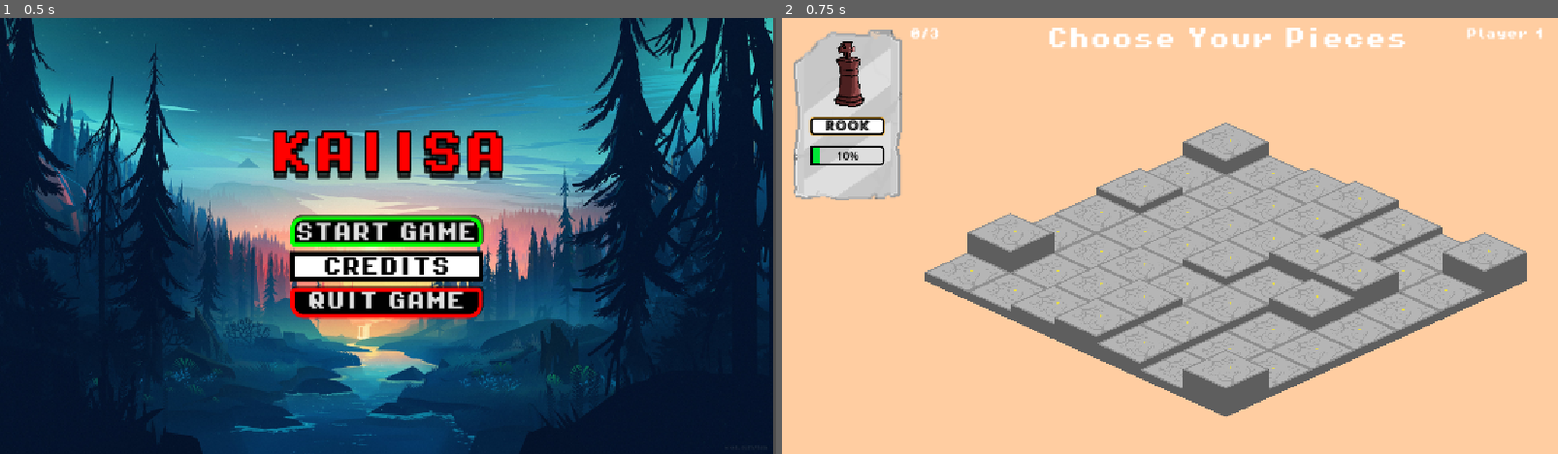
Above: before the commit, frames 1-2 (left to right).
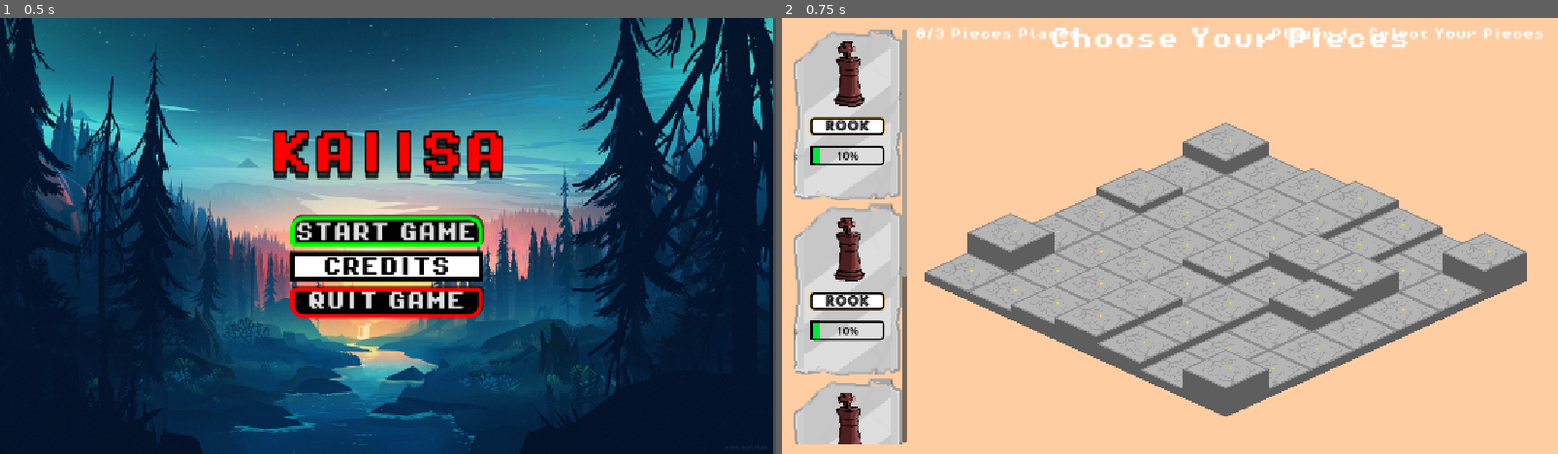
Above: after the commit, the same moments.

Repository: Caiisa-Games/caiisa
Game: Godot game, scene res://scenes/main_menu.tscn
Two runs of this game, one before a commit and one after it. Both use one fixed random seed, a clock stepped at 60 frames per second and the inputs below.
Inputs:
- Up to frame 1 (0.5 s): no input
- Up to frame 2 (0.75 s): click "START GAME" at 0.5 s

Frame 1 is identical in both runs. In frame 2, 8.7% of the frame differs, in the area x 1-99%, y 2-98%.

Commit message:
per player piece selection

Diff:
--- a/scenes/card.gd
+++ b/scenes/card.gd
@@ -34,6 +34,8 @@
 	$SelectionHighlight.visible = false
 	card_deselected.emit(self)
 
+func set_disabled(value: bool) -> void:
+	visible = not value
 
 func _on_card_click(viewport: Node, event: InputEvent, shape_idx: int) -> void:
 	if event is InputEventMouseButton:
--- a/scenes/piece_selection.gd
+++ b/scenes/piece_selection.gd
@@ -11,13 +11,19 @@
 
 var current_player: int = 1
 var placed_pieces: Array[Dictionary] = []
+var player1_selected_pieces: Array[PieceData] = []
+var player2_selected_pieces: Array[PieceData] = []
 
 @export var available_pieces: Array[PieceData] = []
 
+
 func _ready() -> void:
 	board.set_mode(BoardManager.Mode.PREVIEW)
+	board.tile_clicked.connect(_on_board_tile_clicked)
 
 	start_button.visible = false
+	start_button.disabled = true
+	start_button.pressed.connect(_on_start_button_pressed)
 
 	_create_cards_for_current_player()
 	_update_ui()
@@ -48,22 +54,27 @@
 
 
 func _on_board_tile_clicked(tile: Tile) -> void:
-	var selected_card: Card = null
-	for child in card_flow.get_children():
-		if child is Card and child.is_selected:
-			selected_card = child
-			break
+	var selected_card: Card = _get_selected_card()
 
 	if selected_card == null:
 		return
 
-	var valid_row = 0 if current_player == 1 else 6
-
-	if tile.grid_position.y != valid_row:
+	if not _is_valid_placement_row(tile.grid_position.y):
+		_show_error_feedback("Invalid row! Player %d must place on row %d" % [current_player, _get_valid_row()])
 		return
 
 	if tile.occupant != null:
+		_show_error_feedback("Tile already occupied!")
 		return
+
+	if current_player == 1:
+		if MAX_PIECES == len(player1_selected_pieces):
+			_show_error_feedback("All pieces placed")
+			return
+	else:
+		if MAX_PIECES == len(player2_selected_pieces):
+			_show_error_feedback("All pieces placed")
+			return
 
 	var success = board.place_piece(
 		selected_card.piece_data,
@@ -73,40 +84,87 @@
 	)
 
 	if success:
-		placed_pieces.append({
-			"piece": selected_card.piece_data,
-			"tile": tile,
-			"player": current_player,
-			"card": selected_card
-		})
+		_handle_successful_placement(selected_card, tile)
 
-		selected_card.deselect()
 
-		var player_pieces = placed_pieces.filter(func(p): return p.player == current_player)
+func _get_selected_card() -> Card:
+	for child in card_flow.get_children():
+		if child is Card and child.is_selected:
+			return child
+	return null
 
-		if player_pieces.size() >= MAX_PIECES:
-			_finish_player_placement()
-		else:
-			_update_ui()
+
+func _is_valid_placement_row(row: int) -> bool:
+	var valid_row = _get_valid_row()
+	return row == valid_row
+
+
+func _get_valid_row() -> int:
+	return 0 if current_player == 1 else 6
+
+
+func _handle_successful_placement(card: Card, tile: Tile) -> void:
+	placed_pieces.append({
+		"piece": card.piece_data,
+		"tile": tile,
+		"player": current_player,
+		"card": card
+	})
+
+	if current_player == 1:
+		player1_selected_pieces.append(card.piece_data)
+	else:
+		player2_selected_pieces.append(card.piece_data)
+
+	card.deselect()
+	card.set_disabled(true)
+
+	var player_pieces = _get_player_pieces(current_player)
+
+	if player_pieces.size() >= MAX_PIECES:
+		_finish_player_placement()
+	else:
+		_update_ui()
+
+
+func _get_player_pieces(player: int) -> Array[Dictionary]:
+	var result: Array[Dictionary] = []
+	for piece in placed_pieces:
+		if piece.player == player:
+			result.append(piece)
+	return result
 
 
 func _finish_player_placement() -> void:
 	if current_player == 1:
 		current_player = 2
-
 		_create_cards_for_current_player()
-
 		_update_ui()
 	else:
 		start_button.disabled = false
 		start_button.visible = true
+		_update_ui()
+		player_turn_label.text = "Both players ready!"
 
 
 func _update_ui() -> void:
-	var player_pieces = placed_pieces.filter(func(p): return p.player == current_player)
-	selected_count_label.text = "%d/%d" % [player_pieces.size(), MAX_PIECES]
-	player_turn_label.text = "Player %d" % current_player
+	var player_pieces = _get_player_pieces(current_player)
+	selected_count_label.text = "%d/%d Pieces Placed" % [player_pieces.size(), MAX_PIECES]
+	player_turn_label.text = "Player %d - Select Your Pieces" % current_player
+
+
+func _show_error_feedback(message: String) -> void:
+	print()
+	push_warning(message) #TODO
 
 
 func _on_start_button_pressed() -> void:
 	get_tree().change_scene_to_file("res://scenes/Battlefield.tscn")
+
+
+func get_placement_data() -> Dictionary:
+	return {
+		"player1_pieces": player1_selected_pieces,
+		"player2_pieces": player2_selected_pieces,
+		"placed_pieces": placed_pieces
+	}
--- a/scenes/piece_selection.tscn
+++ b/scenes/piece_selection.tscn
@@ -48,7 +48,7 @@
 grow_vertical = 2
 mouse_filter = 2
 script = ExtResource("1_34mbo")
-available_pieces = Array[ExtResource("2_j66un")]([ExtResource("6_j66un")])
+available_pieces = Array[ExtResource("2_j66un")]([ExtResource("6_j66un"), ExtResource("6_j66un"), ExtResource("6_j66un"), ExtResource("6_j66un")])
 
 [node name="Background" type="TextureRect" parent="."]
 layout_mode = 1
